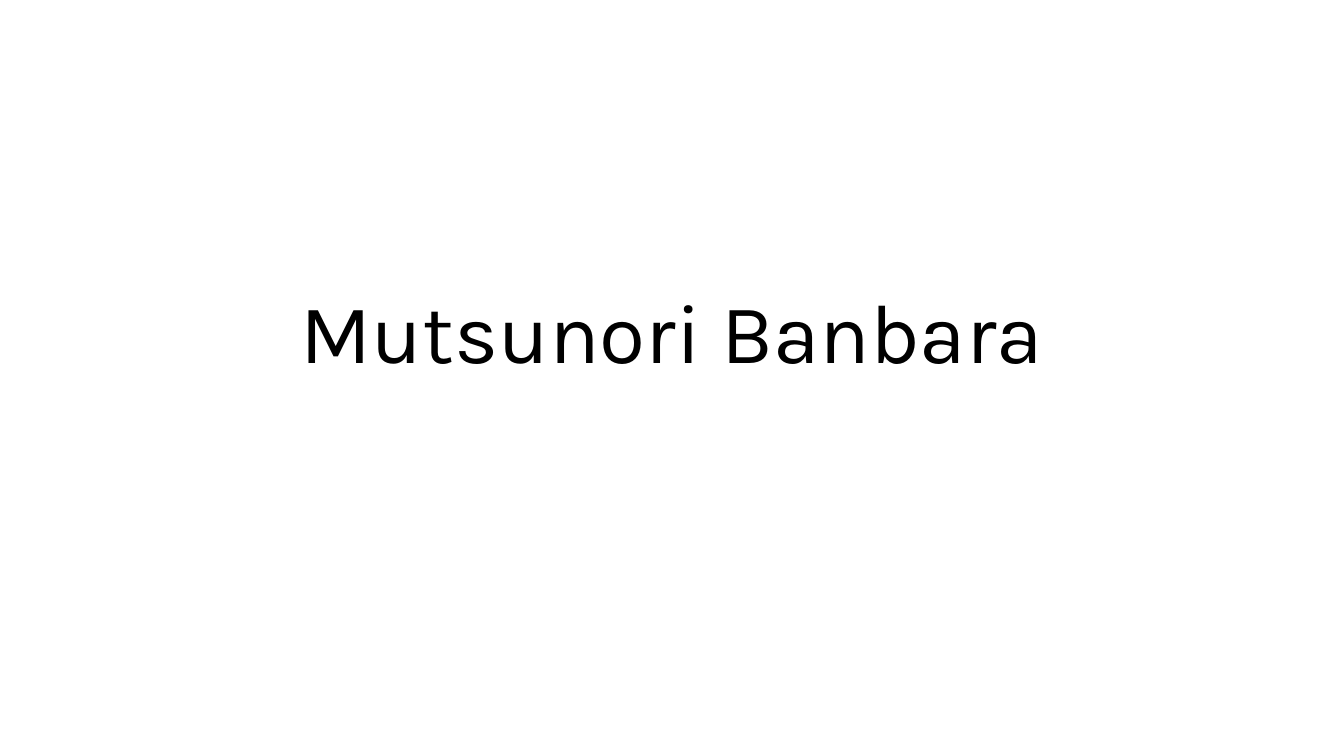
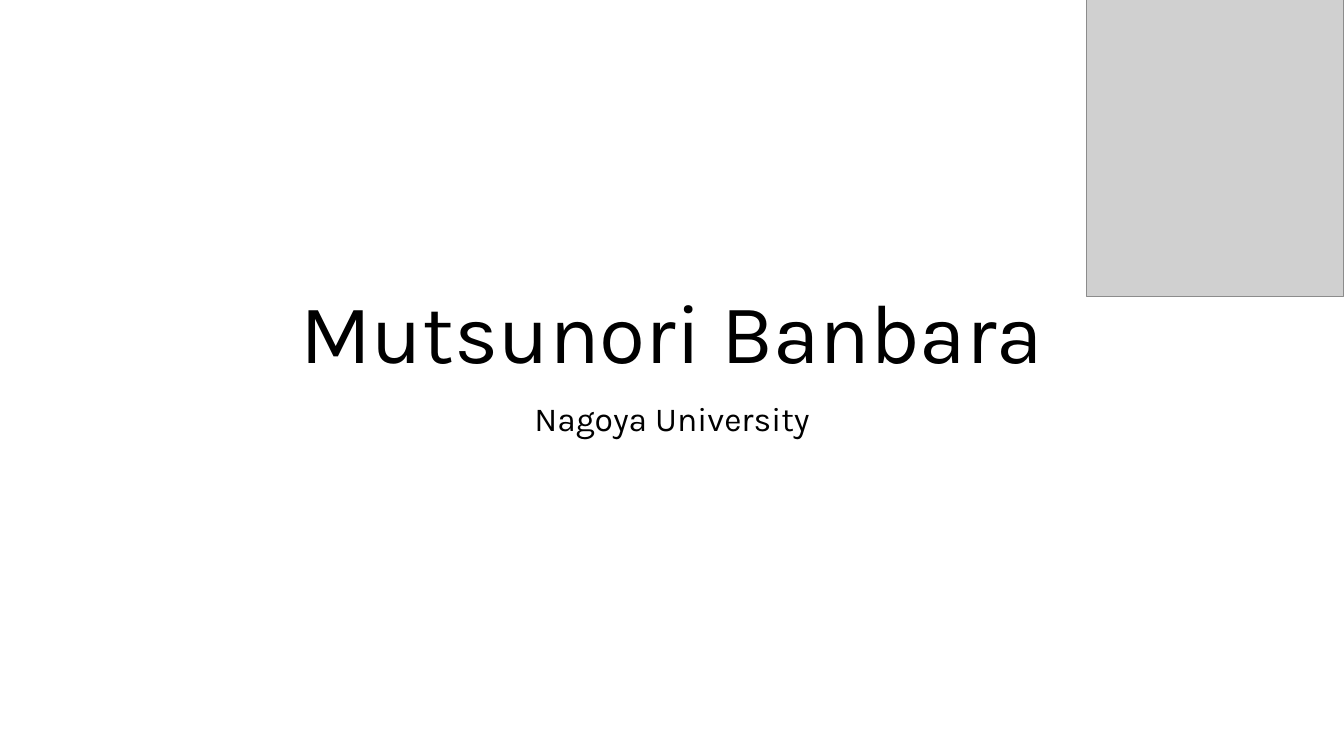
Before and after one commit to NikolajBjorner/ShonanArtOfSAT, a slide deck: slide 14 of Introductions.pptx. Drawn at 1344x756 pixels with LibreOffice and Linux fonts; fonts in the diff are those of the drawing; grey boxes stand for pictures. Boxes give left, top, right and bottom in pixels: in the first picture for what was removed or moved away, otherwise in the second. Text is boxed around its words. In the diff, an @@ line names an element or a change of style, - is before the commit and + after.

```diff
--- a/Introductions.pptx
+++ b/Introductions.pptx
@@ picture added at (1087, 0, 1344, 296) @@
@@ subtitle added at (534, 408, 809, 440), 24 pt, text #000000 @@
+Nagoya University
```
Also in this commit, not shown: 16 other slides changed.
